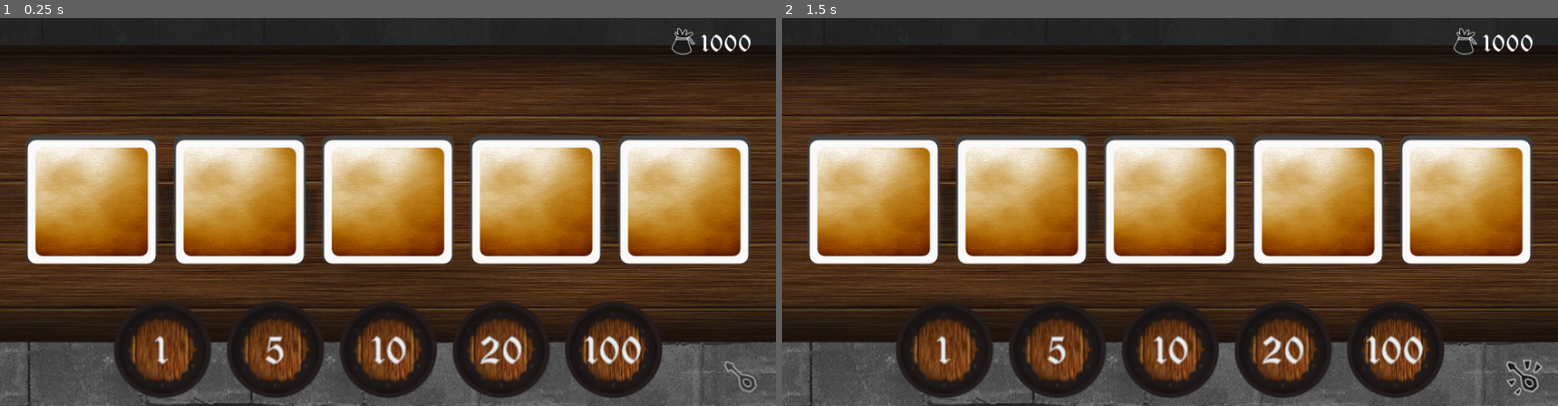
Above: before the commit, frames 1-2 (left to right).
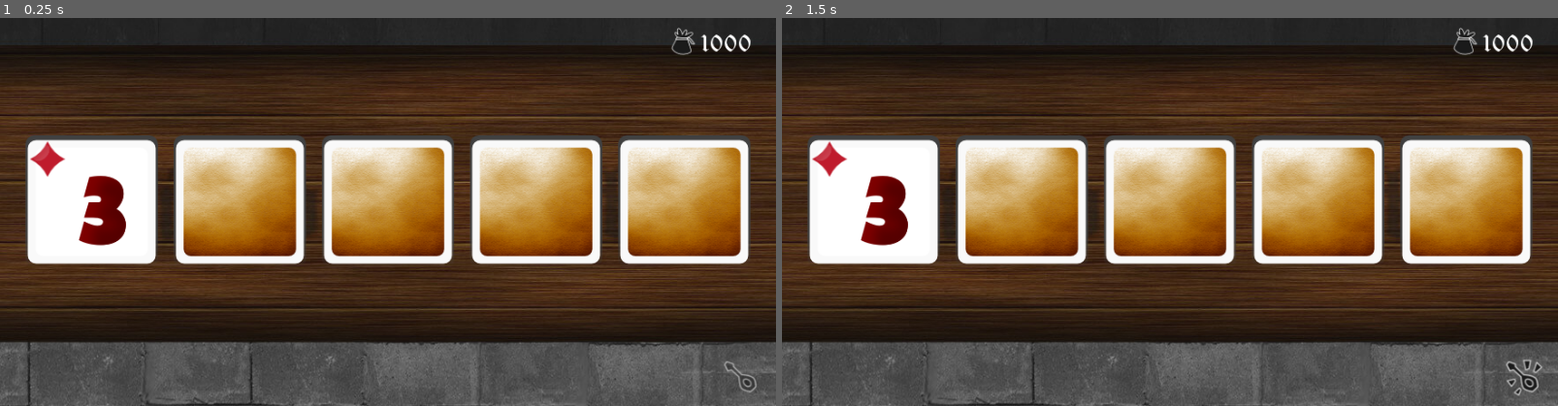
Above: after the commit, the same moments.

Repository: ubermanu/kingdom-poker
Game: Godot game, scene res://Game.tscn
The game is run twice, just before and just after one commit, with the same random seed, the same clock (stepped at 60 frames per second) and the same inputs.
Inputs (mouse positions are in pixels of both pictures, inside the frame that each line leads up to):
- Up to frame 1 (0.25 s): no input
- Up to frame 2 (1.5 s): tap Enter at 0.5 s; drag from (1526, 374) to (1247, 126) at 0.52 s; tap Space at 1.25 s; drag from (944, 347) to (1526, 374) at 1.27 s

The runs differ from the first frame. In frame 1, 14% of the frame differs, in the area x 3-86%, y 31-98%; in frame 2, 14%.

Commit message:
Add wip game script

Diff:
--- /dev/null
+++ b/Game.gd
@@ -0,0 +1,19 @@
+extends Node2D
+
+var cards = []
+var step = 0
+
+enum Steps { NEW, BET, REVEAL, CHANGE, RESULT }
+
+func _ready():
+	$TokenList.visible = false
+	cards = range(52)
+	shuffle()
+	var ids = cards.slice(0, 4)
+	print(ids)
+	$Board/Card.id = ids[0]
+	$Board/Card.flipped = false
+
+func shuffle():
+	randomize()
+	cards.shuffle()
--- a/Game.tscn
+++ b/Game.tscn
@@ -1,12 +1,14 @@
-[gd_scene load_steps=6 format=2]
+[gd_scene load_steps=7 format=2]
 
 [ext_resource path="res://Board.tscn" type="PackedScene" id=1]
 [ext_resource path="res://TokenList.tscn" type="PackedScene" id=2]
 [ext_resource path="res://Bank.tscn" type="PackedScene" id=3]
 [ext_resource path="res://MusicButton.tscn" type="PackedScene" id=4]
 [ext_resource path="res://Table.tscn" type="PackedScene" id=5]
+[ext_resource path="res://Game.gd" type="Script" id=6]
 
 [node name="Game" type="Node2D"]
+script = ExtResource( 6 )
 
 [node name="Table" parent="." instance=ExtResource( 5 )]
 
